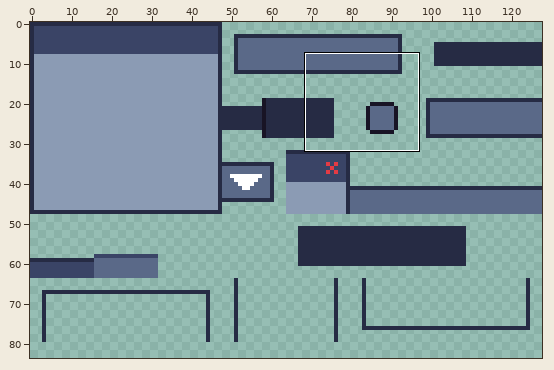
One commit to this sprite sheet: wingrid/assets/art/tiles/tiles_sleek.png. The first picture is a wide view before the edit; the outline marks the close-up.
Close-up. As it was:
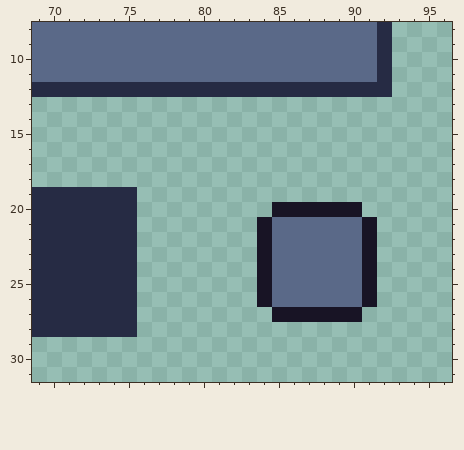
The file is 128x128 pixels. Shown: x 69..96, y 8..31. The wide view leaves out empty margins.
New version:
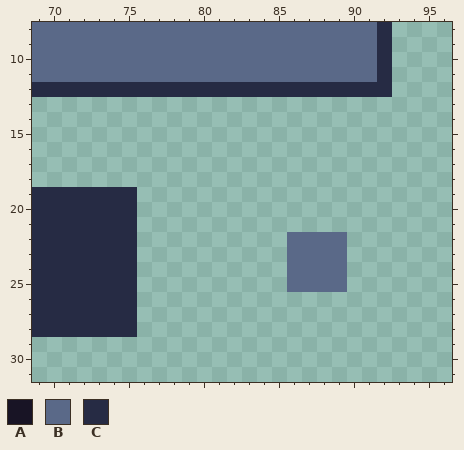
Palette (. is transparent): A #181425  B #5a6988  C #262b44
The exact change:
@@ x 82..93 @@
 19 ............
-20 ...AAAAAA...
-21 ..ABBBBBBA..
-22 ..ABBBBBBA..
-23 ..ABBBBBBA..
-24 ..ABBBBBBA..
-25 ..ABBBBBBA..
-26 ..ABBBBBBA..
-27 ...AAAAAA...
+20 ............
+21 ............
+22 ....BBBB....
+23 ....BBBB....
+24 ....BBBB....
+25 ....BBBB....
+26 ............
+27 ............
 28 ............
Where, in picture pixels (left, top, right, bottom), the same in both close-ups:
erased: (257, 202, 377, 322)
